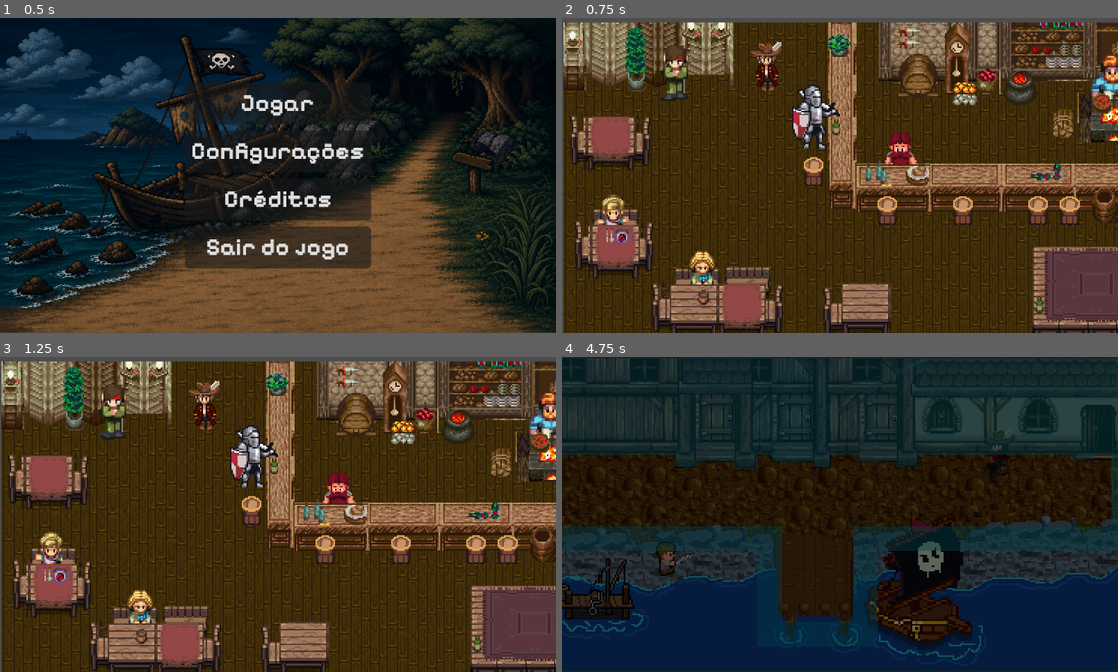
Above: before the commit, frames 1-4 (two rows, left to right).
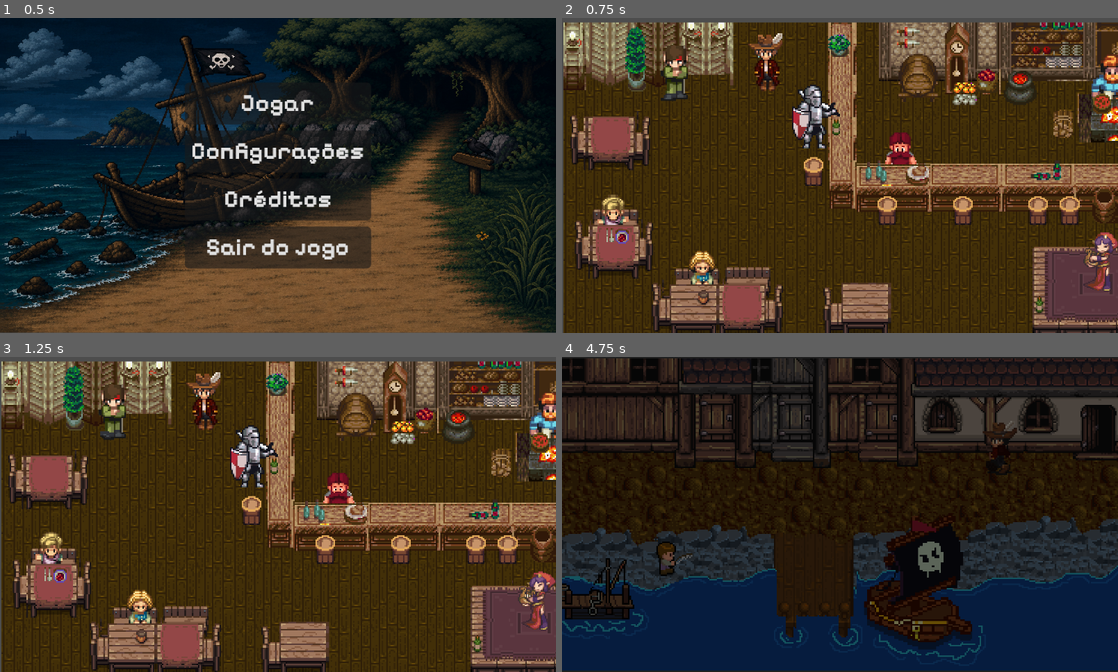
Above: after the commit, the same moments.

Repository: luuhkkj/Eyesland
Game: Godot game, scene res://Geral/ScriptGeral/menu.tscn
Two runs of this game, one before a commit and one after it. Both use one fixed random seed, a clock stepped at 60 frames per second and the inputs below. The engine's default icon, where the game draws it, is replaced by a stand-in: a white triangle on a blue panel in a dark square.
Inputs:
- Up to frame 1 (0.5 s): no input
- Up to frame 2 (0.75 s): click "Jogar" at 0.5 s
- Up to frame 3 (1.25 s): no input
- Up to frame 4 (4.75 s): tap Enter (ui_accept) at 1.25, 1.52, 2.27, 3.77, 4.52 s; hold D (right) 1.28-2.03 s; hold F (interagir) 1.28-2.03 s; hold S (down) 2.03-2.78 s; tap F (interagir) at 2.1, 3.6 s; hold D (right) 2.78-3.53 s; hold F (interagir) 2.78-3.53 s; hold W (up) 3.53-4.28 s; hold A (left) from 4.28 s (still down); hold F (interagir) from 4.28 s (still down)

Frame 1 is identical in both runs. In frame 2, 1.1% of the frame differs, in the area x 33-100%, y 4-87%; in frame 3, 1.1%; in frame 4, 17%, in the area x 0-100%, y 0-92%.

Commit message:
Barda adicionada ao jogo

Diff:
--- a/Historia/Prologo/Taverna.tscn
+++ b/Historia/Prologo/Taverna.tscn
@@ -6,6 +6,7 @@
 [ext_resource type="PackedScene" uid="uid://cdcq8qjuagt7x" path="res://Geral/Elementos/Porta.tscn" id="4_xuhr5"]
 [ext_resource type="Texture2D" uid="uid://dmfsutrcos1eb" path="res://Cenarios/sheet MMOVIMENTO DA TAVERNA.png" id="5_xuhr5"]
 [ext_resource type="Texture2D" uid="uid://jrcflwg634s2" path="res://Cenarios/TAVERNA ELEMENTOS COM MOVIMENTO - SHEET.png" id="6_4uwyw"]
+[ext_resource type="Texture2D" uid="uid://dwiwfwod0p1n3" path="res://Personagens/Npcs/SpriteNpc/barda - sheet.png" id="6_serjh"]
 [ext_resource type="PackedScene" uid="uid://c73f5h8e5u6po" path="res://Geral/ScriptGeral/menude_pause.tscn" id="6_xuhr5"]
 [ext_resource type="AudioStream" uid="uid://bdub2ru7hfp50" path="res://Sonoro/Musicas/Pirate Tavern_spotdown.org.mp3" id="8_4bknw"]
 
@@ -1282,13 +1283,6 @@
 [sub_resource type="RectangleShape2D" id="RectangleShape2D_p508u"]
 size = Vector2(71, 63)
 
-[sub_resource type="CompressedTexture2D" id="CompressedTexture2D_apfsn"]
-
-[sub_resource type="CircleShape2D" id="CircleShape2D_g4kdw"]
-
-[sub_resource type="RectangleShape2D" id="RectangleShape2D_8u172"]
-size = Vector2(75, 70)
-
 [sub_resource type="Animation" id="Animation_4uwyw"]
 length = 0.001
 tracks/0/type = "value"
@@ -1327,6 +1321,48 @@
 &"Taverna": SubResource("Animation_xuhr5")
 }
 
+[sub_resource type="CircleShape2D" id="CircleShape2D_g4kdw"]
+
+[sub_resource type="RectangleShape2D" id="RectangleShape2D_8u172"]
+size = Vector2(75, 70)
+
+[sub_resource type="Animation" id="Animation_serjh"]
+resource_name = "Barda"
+loop_mode = 1
+tracks/0/type = "value"
+tracks/0/imported = false
+tracks/0/enabled = true
+tracks/0/path = NodePath("BardaSprite:frame")
+tracks/0/interp = 1
+tracks/0/loop_wrap = true
+tracks/0/keys = {
+"times": PackedFloat32Array(0, 0.2, 0.4, 0.6, 0.8),
+"transitions": PackedFloat32Array(1, 1, 1, 1, 1),
+"update": 1,
+"values": [0, 1, 2, 3, 4]
+}
+
+[sub_resource type="Animation" id="Animation_axbf5"]
+length = 0.001
+tracks/0/type = "value"
+tracks/0/imported = false
+tracks/0/enabled = true
+tracks/0/path = NodePath("BardaSprite:frame")
+tracks/0/interp = 1
+tracks/0/loop_wrap = true
+tracks/0/keys = {
+"times": PackedFloat32Array(0),
+"transitions": PackedFloat32Array(1),
+"update": 1,
+"values": [0]
+}
+
+[sub_resource type="AnimationLibrary" id="AnimationLibrary_ykmem"]
+_data = {
+&"Barda": SubResource("Animation_serjh"),
+&"RESET": SubResource("Animation_axbf5")
+}
+
 [node name="Taverna" type="Node2D" unique_id=2071363005]
 
 [node name="TileMap" type="TileMap" parent="." unique_id=691953169]
@@ -1341,11 +1377,6 @@
 physics_material_override = SubResource("PhysicsMaterial_dcu6h")
 script = ExtResource("2_4uwyw")
 
-[node name="Sprite2D" type="Sprite2D" parent="NPCs/Balconista" unique_id=1844755488]
-hframes = 8
-vframes = 8
-frame = 9
-
 [node name="CollisionShape2D" type="CollisionShape2D" parent="NPCs/Balconista" unique_id=1017125338]
 shape = SubResource("CircleShape2D_j53vh")
 
@@ -1354,31 +1385,6 @@
 [node name="CollisionShape2D" type="CollisionShape2D" parent="NPCs/Balconista/Interactable" unique_id=1768429527]
 position = Vector2(-16, 23)
 shape = SubResource("RectangleShape2D_p508u")
-
-[node name="Bardo" type="CharacterBody2D" parent="NPCs" unique_id=1564068322]
-physics_interpolation_mode = 1
-position = Vector2(174, 74)
-disable_mode = 2
-collision_layer = 16
-collision_mask = 0
-
-[node name="Sprite2D" type="Sprite2D" parent="NPCs/Bardo" unique_id=407948263]
-texture = SubResource("CompressedTexture2D_apfsn")
-hframes = 8
-vframes = 8
-frame = 12
-
-[node name="CollisionShape2D" type="CollisionShape2D" parent="NPCs/Bardo" unique_id=726420428]
-physics_interpolation_mode = 1
-shape = SubResource("CircleShape2D_g4kdw")
-
-[node name="Interactable" type="Area2D" parent="NPCs/Bardo" unique_id=2012274400]
-physics_interpolation_mode = 1
-
-[node name="CollisionShape2D" type="CollisionShape2D" parent="NPCs/Bardo/Interactable" unique_id=1471284137]
-physics_interpolation_mode = 1
-position = Vector2(-3.5, 1)
-shape = SubResource("RectangleShape2D_8u172")
 
 [node name="CutsceneDirector" type="AnimationPlayer" parent="." unique_id=2073287126]
 
@@ -1429,6 +1435,35 @@
 libraries/ = SubResource("AnimationLibrary_4bknw")
 autoplay = &"Taverna"
 
+[node name="Barda" type="CharacterBody2D" parent="." unique_id=1564068322]
+physics_interpolation_mode = 1
+position = Vector2(195, 79)
+disable_mode = 2
+collision_layer = 16
+collision_mask = 0
+
+[node name="CollisionShape2D" type="CollisionShape2D" parent="Barda" unique_id=726420428]
+physics_interpolation_mode = 1
+shape = SubResource("CircleShape2D_g4kdw")
+
+[node name="Interactable" type="Area2D" parent="Barda" unique_id=2012274400]
+physics_interpolation_mode = 1
+
+[node name="CollisionShape2D" type="CollisionShape2D" parent="Barda/Interactable" unique_id=1471284137]
+physics_interpolation_mode = 1
+position = Vector2(-3.5, 1)
+shape = SubResource("RectangleShape2D_8u172")
+
+[node name="BardaSprite" type="Sprite2D" parent="Barda" unique_id=952653753]
+position = Vector2(4.7683716e-06, -12.000002)
+scale = Vector2(0.7437506, 0.6535715)
+texture = ExtResource("6_serjh")
+hframes = 5
+
+[node name="AnimacaoBarda" type="AnimationPlayer" parent="Barda" unique_id=800343691]
+libraries/ = SubResource("AnimationLibrary_ykmem")
+autoplay = &"Barda"
+
 [node name="Player" parent="." unique_id=1088497943 instance=ExtResource("3_4uwyw")]
 position = Vector2(-24, -53)
 
@@ -1437,7 +1472,6 @@
 [node name="Musica" type="AudioStreamPlayer" parent="." unique_id=1756881310]
 stream = ExtResource("8_4bknw")
 autoplay = true
-bus = &"Musica"
 
 [node name="EfeitoSonoro" type="AudioStreamPlayer" parent="." unique_id=1066224873]
 
--- a/Historia/Prologo/porto.tscn
+++ b/Historia/Prologo/porto.tscn
@@ -2133,7 +2133,6 @@
 
 [node name="Porto" type="TileMap" parent="." unique_id=489130854]
 tile_set = SubResource("TileSet_vtpgw")
-collision_visibility_mode = 1
 format = 2
 layer_0/tile_data = PackedInt32Array(0, 1, 0, 65536, 1, 1, 131072, 1, 2, 196608, 1, 3, 262144, 1, 4, 327680, 1, 5, 3932 …(5813 unchanged characters)…
 
--- a/Personagens/Flint/player.tscn
+++ b/Personagens/Flint/player.tscn
@@ -182,7 +182,8 @@
 shape = SubResource("CircleShape2D_j53vh")
 
 [node name="Sprite2D" type="Sprite2D" parent="." unique_id=5186749]
-position = Vector2(0, -19)
+position = Vector2(-1.1920929e-07, -23)
+scale = Vector2(1.09375, 1.1666666)
 texture = ExtResource("2_4ntmi")
 hframes = 34
 frame = 1
Binary file added: Personagens/Npcs/SpriteNpc/barda - sheet.png
Not shown, added: Personagens/Npcs/SpriteNpc/barda - sheet.png.import
